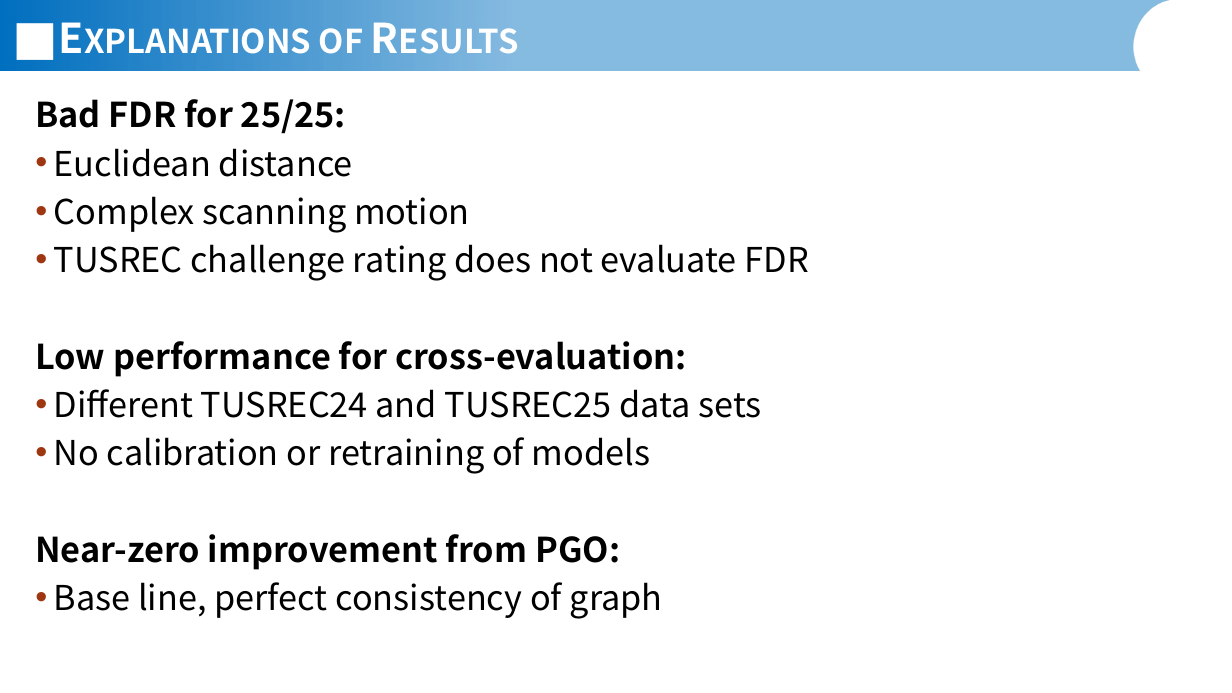
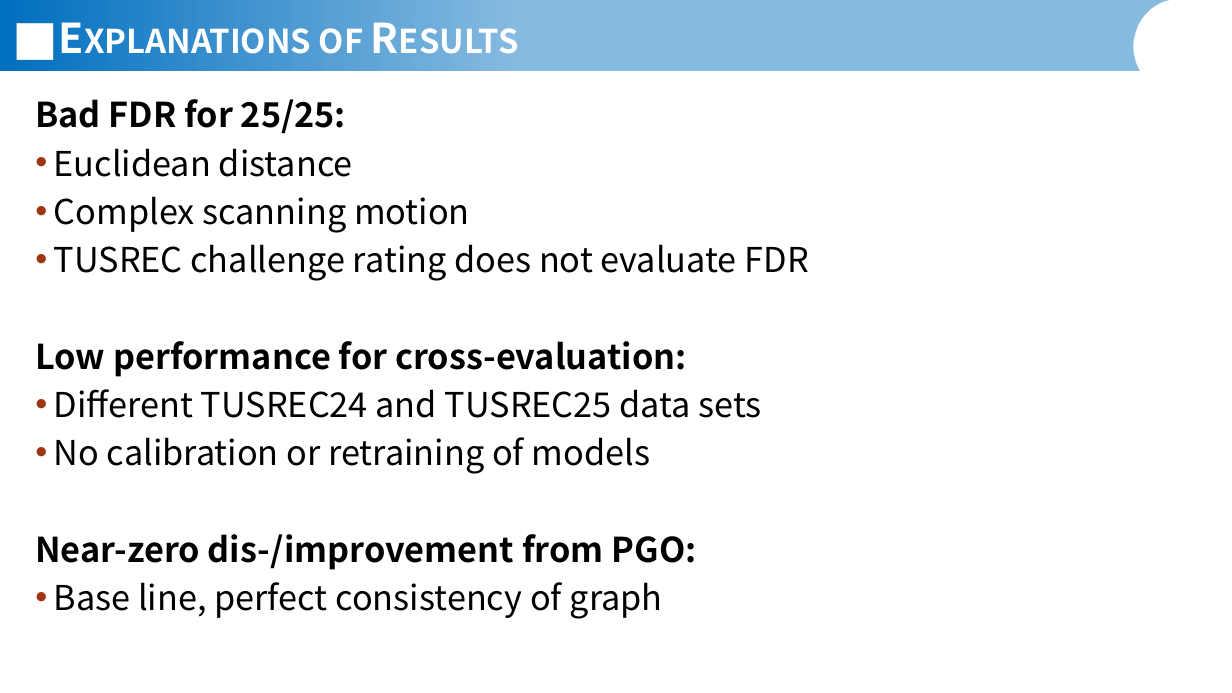
Before and after one commit to JannisIwate/DualTrack, a slide deck: slide 8 of documents/presentations/Jannis_Meyer_Presentation_01_06_2026.pptx (slide 7 before the commit). Drawn at 1232x693 pixels with LibreOffice and Linux fonts; fonts in the diff are those of the drawing; background and template pictures are left out. Boxes give left, top, right and bottom in pixels: in the first picture for what was removed or moved away, otherwise in the second. Text is boxed around its words. In the diff, an @@ line names an element or a change of style, - is before the commit and + after.

```diff
--- a/documents/presentations/Jannis_Meyer_Presentation_01_06_2026.pptx
+++ b/documents/presentations/Jannis_Meyer_Presentation_01_06_2026.pptx
@@ text at box(35, 534, 697, 570): text changed @@
-Near-zero improvement from PGO:
+Near-zero dis-/improvement from PGO:
```
Also in this commit, not shown: 7 other slides changed, 1 slide added, 1 slide removed, 12 other files.
